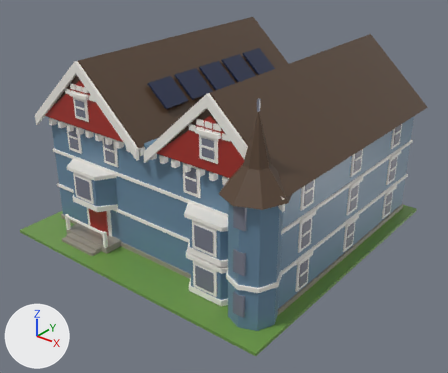
One commit to the glTF model assets/managed-models/buildings/house-2x2-3f-victorian-a-solar/house-2x2-3f-victorian-a-solar.glb: the scene before it, then after it.
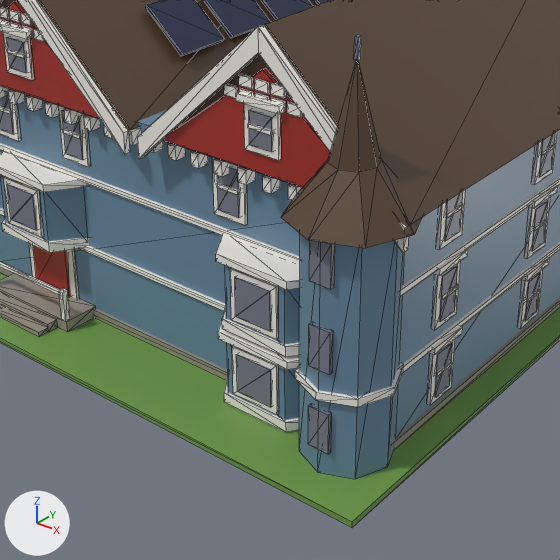
Old and new are each drawn whole from a camera (50 mm lens) standing at (2.4, -3.01, 2.14) and looking at (0.08, -0.11, 0.34) and again close up on the part from 16% to 81% of the width and 22% to 100% of the height. Lighting does not change. The marker at lower left points along +X, +Y and +Z. The older version's two pictures come first. The close-ups show mesh edges as thin lines. Vertices at exactly the same position are counted once.

The first close-up shows 'house-2x2-3f-victorian-a-solar'.
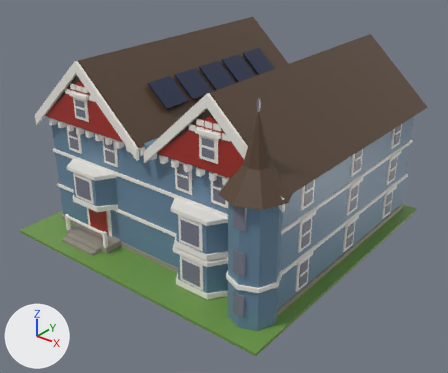
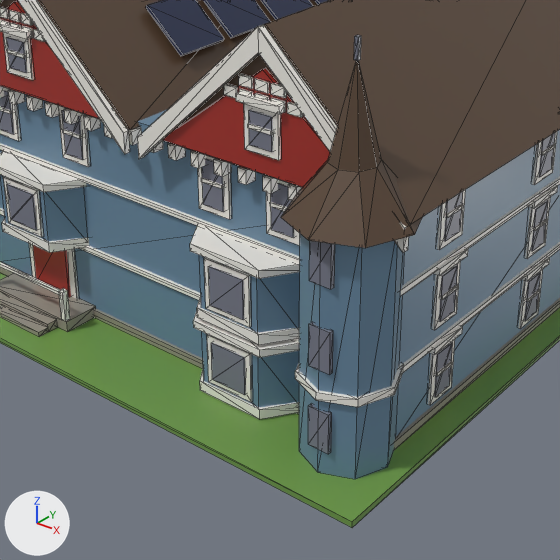
Where the change shows, as pixel boxes [x1, y1, x2, y2] in the close-ups (560 x 560 px; the box of a moved part takes in the faces that stretch with it):
part 1 of me_house_2x2_3f_victorian_a_solar, moved or reshaped: before [227, 343, 299, 420]; after [202, 332, 299, 407]
part 2 of me_house_2x2_3f_victorian_a_solar, moved or reshaped: before [218, 321, 299, 370]; after [193, 311, 299, 358]
part 3 of me_house_2x2_3f_victorian_a_solar, moved or reshaped: before [224, 378, 299, 432]; after [200, 370, 299, 419]
part 4 of me_house_2x2_3f_victorian_a_solar, moved or reshaped: before [236, 354, 272, 407]; after [211, 343, 246, 395]
part 5 of me_house_2x2_3f_victorian_a_solar, moved or reshaped: before [232, 345, 278, 415]; after [207, 334, 252, 402]
part 6 of me_house_2x2_3f_victorian_a_solar, moved or reshaped: before [225, 265, 300, 344]; after [199, 255, 300, 332]
part 7 of me_house_2x2_3f_victorian_a_solar, moved or reshaped: before [216, 234, 300, 290]; after [190, 224, 300, 279]
part 8 of me_house_2x2_3f_victorian_a_solar, moved or reshaped: before [222, 305, 299, 357]; after [197, 295, 300, 345]
part 9 of me_house_2x2_3f_victorian_a_solar, moved or reshaped: before [235, 277, 271, 331]; after [208, 266, 244, 320]
part 10 of me_house_2x2_3f_victorian_a_solar, moved or reshaped: before [230, 268, 278, 339]; after [204, 257, 251, 327]
part 11 of me_house_2x2_3f_victorian_a_solar, moved or reshaped: before [212, 157, 247, 225]; after [198, 155, 231, 219]
part 12 of me_house_2x2_3f_victorian_a_solar, moved or reshaped: before [217, 167, 240, 217]; after [202, 159, 224, 212]
part 13 of me_house_2x2_3f_victorian_a_solar, moved or reshaped: before [217, 183, 239, 195]; after [201, 178, 224, 189]
part 14 of me_house_2x2_3f_victorian_a_solar, moved or reshaped (not visible before): after [266, 180, 300, 246]
part 15 of me_house_2x2_3f_victorian_a_solar, moved or reshaped (not visible before): after [271, 183, 294, 238]
part 16 of me_house_2x2_3f_victorian_a_solar, moved or reshaped (not visible before): after [270, 202, 287, 211]

What the commit changed:
me_house_2x2_3f_victorian_a_solar has 1663 vertices, 2514 faces and spans x -1.0..1.0, y -1.0..1.0, z 0.0..1.25.
me_house_2x2_3f_victorian_a_solar is used by ob_house_2x2_3f_victorian_a_solar; location (0.0, 0.0, 0.0).
me_house_2x2_3f_victorian_a_solar part 1: the loose piece of 8 vertices spanning x 0.31..0.69, y -0.8..-0.7, z 0.04..0.25 is moved by (-0.1, 0.0, 0.0).
me_house_2x2_3f_victorian_a_solar part 2: the loose piece of 8 vertices spanning x 0.29..0.71, y -0.81..-0.69, z 0.25..0.28 is moved by (-0.1, 0.0, 0.0).
me_house_2x2_3f_victorian_a_solar part 3: the loose piece of 8 vertices spanning x 0.3..0.7, y -0.81..-0.69, z 0.03..0.06 is moved by (-0.1, 0.0, 0.0).
me_house_2x2_3f_victorian_a_solar part 4: the loose piece of 8 vertices spanning x 0.44..0.56, y -0.81..-0.8, z 0.09..0.22 is moved by (-0.1, 0.0, 0.0).
me_house_2x2_3f_victorian_a_solar part 5: the loose piece of 8 vertices spanning x 0.41..0.58, y -0.81..-0.8, z 0.07..0.24 is moved by (-0.1, 0.0, 0.0).
me_house_2x2_3f_victorian_a_solar part 6: the loose piece of 8 vertices spanning x 0.31..0.69, y -0.8..-0.7, z 0.3..0.51 is moved by (-0.1, 0.0, 0.0).
me_house_2x2_3f_victorian_a_solar part 7: the loose piece of 8 vertices spanning x 0.29..0.71, y -0.81..-0.69, z 0.51..0.54 is moved by (-0.1, 0.0, 0.0).
me_house_2x2_3f_victorian_a_solar part 8: the loose piece of 8 vertices spanning x 0.3..0.7, y -0.81..-0.69, z 0.28..0.32 is moved by (-0.1, 0.0, 0.0).
me_house_2x2_3f_victorian_a_solar part 9: the loose piece of 8 vertices spanning x 0.44..0.56, y -0.81..-0.8, z 0.35..0.48 is moved by (-0.1, 0.0, 0.0).
me_house_2x2_3f_victorian_a_solar part 10: the loose piece of 8 vertices spanning x 0.41..0.58, y -0.81..-0.8, z 0.33..0.5 is moved by (-0.1, 0.0, 0.0).
me_house_2x2_3f_victorian_a_solar part 11: the loose piece of 8 vertices spanning x 0.27..0.39, y -0.71..-0.7, z 0.59..0.78 is moved by (-0.06, 0.0, 0.0).
me_house_2x2_3f_victorian_a_solar part 12: the loose piece of 8 vertices spanning x 0.29..0.37, y -0.71..-0.7, z 0.61..0.76 is moved by (-0.06, 0.0, 0.0).
me_house_2x2_3f_victorian_a_solar part 13: the loose piece of 8 vertices spanning x 0.29..0.37, y -0.72..-0.7, z 0.69..0.7 is moved by (-0.06, 0.0, 0.0).
me_house_2x2_3f_victorian_a_solar part 14: the loose piece of 8 vertices spanning x 0.61..0.73, y -0.71..-0.7, z 0.59..0.78 is moved by (-0.14, 0.0, 0.0).
me_house_2x2_3f_victorian_a_solar part 15: the loose piece of 8 vertices spanning x 0.63..0.71, y -0.71..-0.7, z 0.61..0.76 is moved by (-0.14, 0.0, 0.0).
me_house_2x2_3f_victorian_a_solar part 16: the loose piece of 8 vertices spanning x 0.63..0.71, y -0.72..-0.7, z 0.69..0.7 is moved by (-0.14, 0.0, 0.0).
